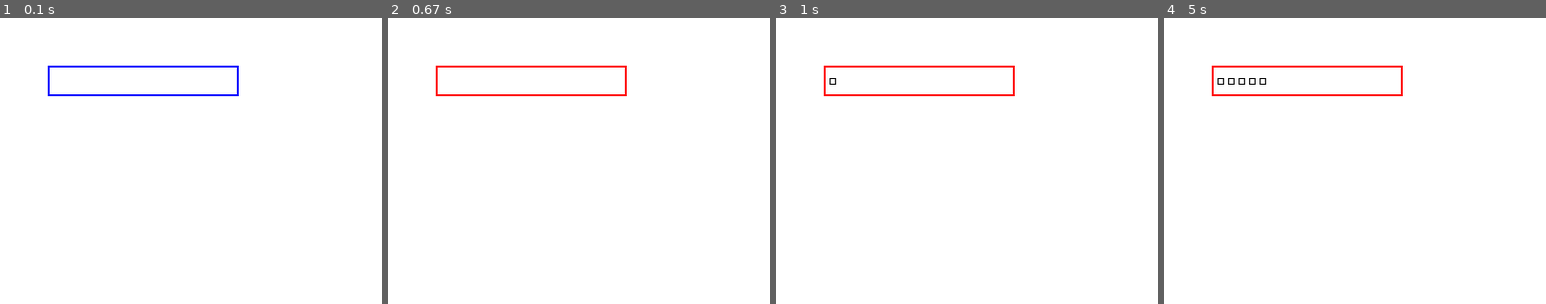
Above: before the commit, frames 1-4 (left to right).
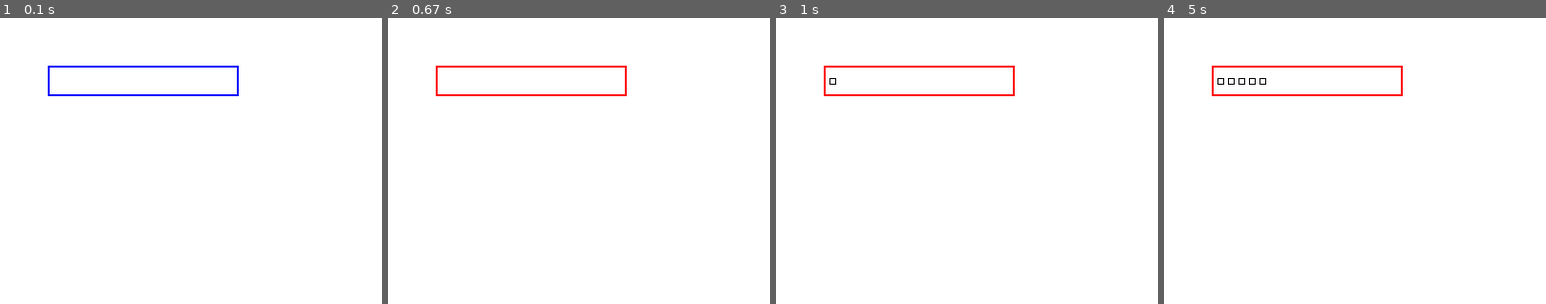
Above: after the commit, the same moments.

Repository: nmdoyhenart/Repo-clase-a-clase
Game: pygame game, started from Pygame/ejemplo 2.py
The game is run twice, just before and just after one commit, with the same random seed, the same clock (stepped at 60 frames per second) and the same inputs.
Inputs (mouse positions are % of the whole screen's width and height, from its top left):
- Up to frame 1 (0.1 s): no input
- Up to frame 2 (0.67 s): click (19, 11) at 0.38 s
- Up to frame 3 (1 s): tap Enter at 0.67 s
- Up to frame 4 (5 s): tap Enter at 1, 4, 4.33, 4.67 s; click (24, 13) at 1.38 s; click (19, 11) at 2.72 s
The pictures show only the part of the screen within x 0-50%, y 0-50%; the shares and areas given below are measured in that part.

Frames 1-2 are identical in both runs. In frame 3, less than 0.1% of the frame differs, in the area x 14-16%, y 21-24%; in frame 4, 0.1%, in the area x 14-27%, y 21-24%.

Commit message:
Add files via upload

Diff:
--- a/Pygame/ejemplo 2.py
+++ b/Pygame/ejemplo 2.py
@@ -43,18 +43,13 @@
                     texto = ""
                 else:
                     texto += evento.unicode
-
         elif evento.type == pygame.MOUSEBUTTONDOWN:
             if input.collidepoint(evento.pos):
                 activo = not activo
-
-            if activo:
-                color = color_activo
-            else:
-                color = color_inactivo
+            color = color_activo if activo else color_inactivo
 
     ventana_ppa1.fill(BLANCO)
-    texto_superficie = fuente.render(texto, ROJO, NEGRO)
+    texto_superficie = fuente.render(texto, False, NEGRO)
 
     ventana_ppa1.blit(texto_superficie, (input.x + 5, input.y + 5))
     pygame.draw.rect(ventana_ppa1, color, input, 2)
